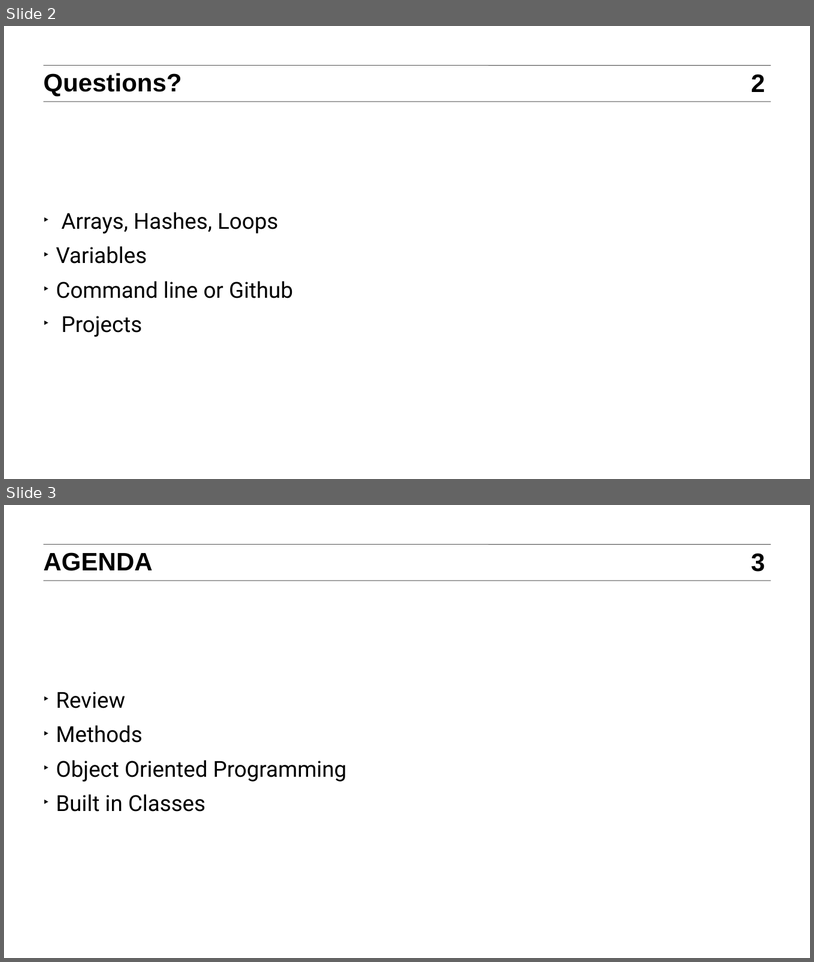
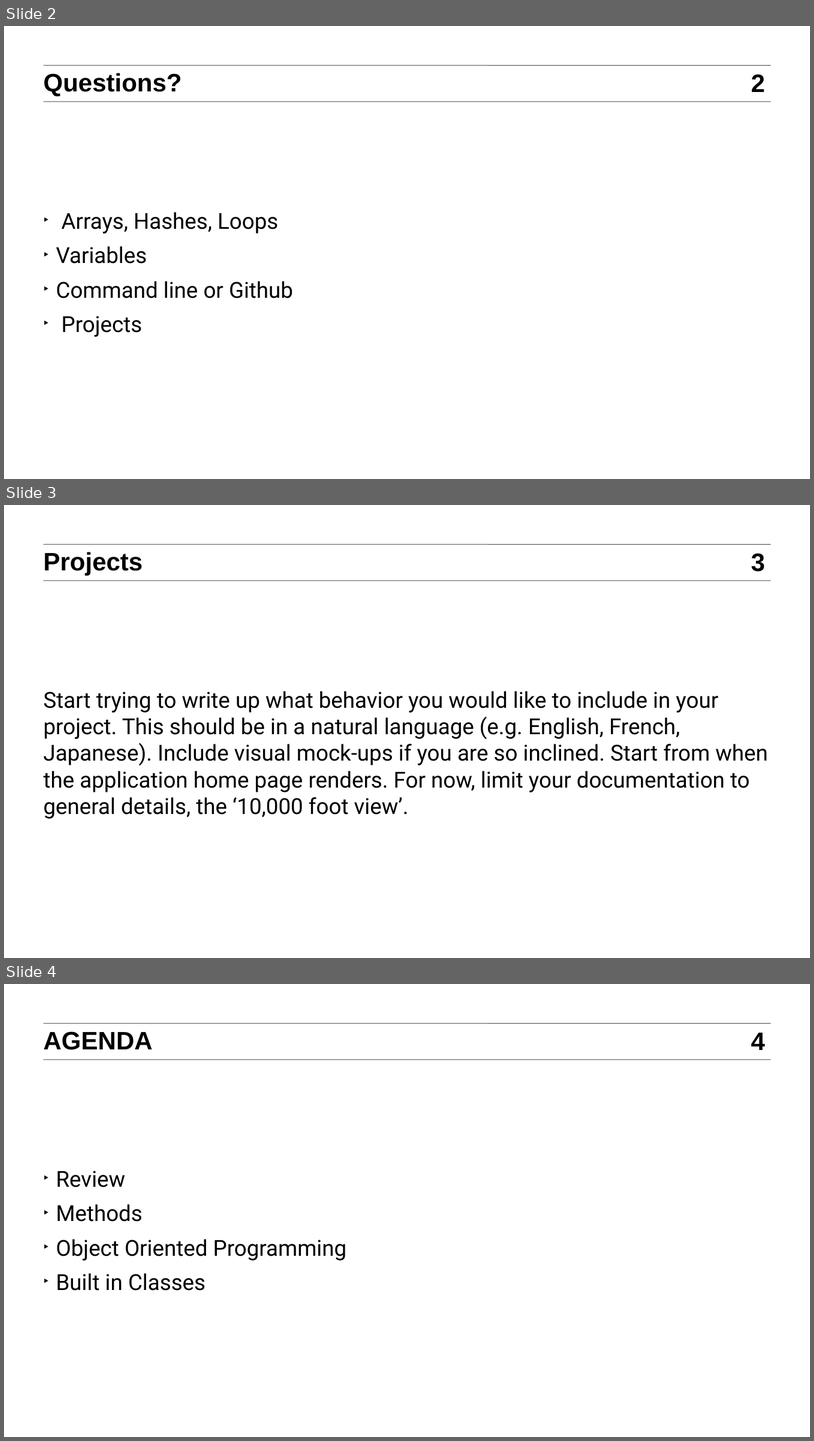
Before and after one commit to TravisGriffiths/ITR-BOS-01, a slide deck: Slides/04_ITR_slides.ppt. Shown one above the other, each under a label of ours: slides 2 and 3 before the commit, slides 2, 3 and 4 after it. The pictures are 814x962 and 814x1441 pixels, drawn with LibreOffice and Linux fonts; fonts in the diff are those of the drawing. Boxes give left, top, right and bottom in pixels: in the first picture for what was removed or moved away, otherwise in the second. Text is boxed around its words. In the diff, an @@ line names an element or a change of style, - is before the commit and + after.

```diff
--- a/Slides/04_ITR_slides.ppt
+++ b/Slides/04_ITR_slides.ppt
@@ slide 3 added at box(4, 505, 810, 958), background #FFFFFF @@
@@ line added from (43, 544) to (771, 544), #000000 0.51 pt @@
@@ text added at box(44, 552, 143, 576), 32 pt, text #000000, bold @@
+Projects
@@ page number added at box(752, 553, 765, 572), 32 pt, text #000000, bold @@
+3
@@ line added from (43, 581) to (771, 581), #000000 0.51 pt @@
@@ text added at box(44, 691, 768, 819), 28 pt, text #000000 @@
+Start trying to write up what behavior you would like to include in your project. This should be in a natural language (e.g. English, French, Japanese). Include visual mock-ups if you are so inclined. Start from when the application home page renders. For now, limit your documentation to general details, the ‘10,000 foot view’.
@@ what was slide 3 is now slide 4 @@
@@ page number at box(752, 1033, 765, 1050): text changed @@
-3
+4
```
Also in this commit, not shown: 1 slide changed, 5 other files.
